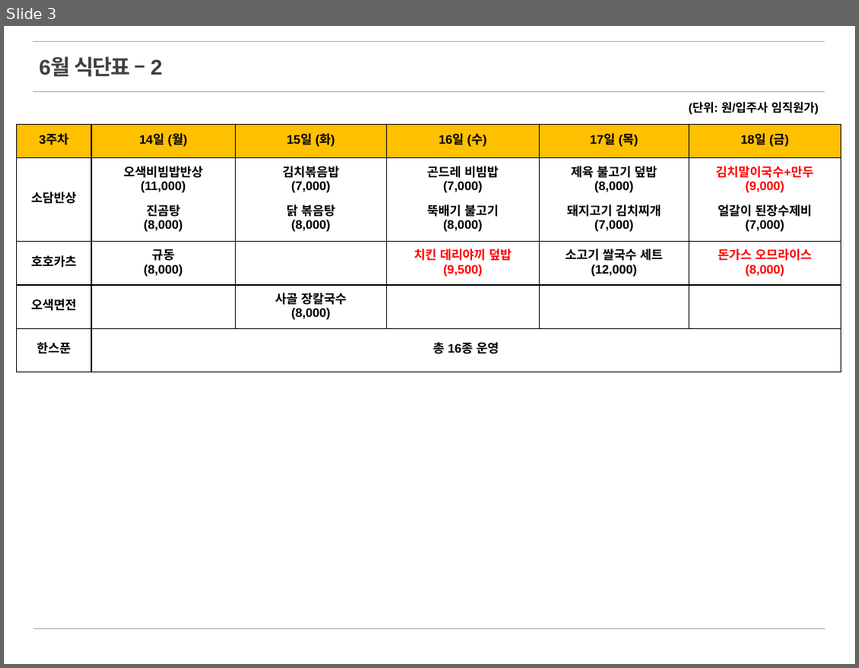
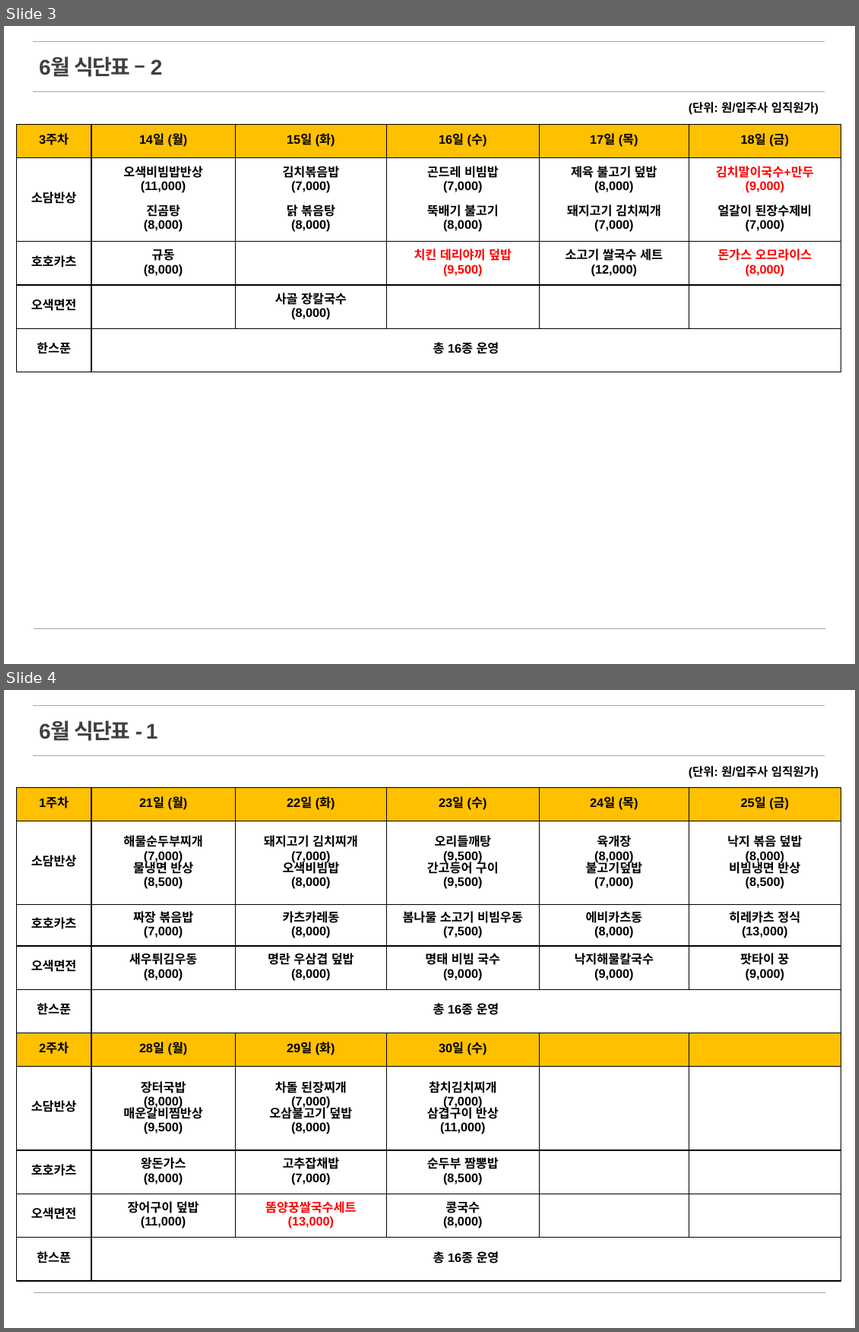
Before and after one commit to jidogoon/lwt_sky31_launch_menu, a slide deck: 202106.pptx. Shown one above the other, each under a label of ours: slide 3 before the commit, slides 3 and 4 after it. The pictures are 859x668 and 859x1332 pixels, drawn with LibreOffice and Linux fonts; fonts in the diff are those of the drawing. Boxes give left, top, right and bottom in pixels: in the first picture for what was removed or moved away, otherwise in the second. Text is boxed around its words. In the diff, an @@ line names an element or a change of style, - is before the commit and + after.

Commit message:
add june 2021 menu file (updated)

```diff
--- a/202106.pptx
+++ b/202106.pptx
@@ slide 4 added at box(4, 690, 855, 1328), background #FFFFFF; not listed: 3 template elements that a slide beside it also shows @@
@@ text added at box(39, 720, 158, 742), 18 pt, text #404040, bold @@
+6월 식단표 - 1
@@ text added at box(689, 766, 819, 779), 10 pt, text #000000, bold @@
+(단위: 원/입주사 임직원가)
@@ table added at box(17, 788, 841, 1281), 10 rows, 6 columns @@
+1주차 | 21일 (월) | 22일 (화) | 23일 (수) | 24일 (목) | 25일 (금)
+소담반상 | 해물순두부찌개 / (7,000) / 물냉면 반상 / (8,500) | 돼지고기 김치찌개 / (7,000) / 오색비빔밥 / (8,000) | 오리들깨탕 / (9,500) / 간고등어 구이 / (9,500) | 육개장 / (8,000) / 불고기덮밥 / (7,000) | 낙지 볶음 덮밥 / (8,000) / 비빔냉면 반상 / (8,500)
+호호카츠 | 짜장 볶음밥 / (7,000) | 카츠카레동 / (8,000) | 봄나물 소고기 비빔우동 / (7,500) | 에비카츠동 / (8,000) | 히레카츠 정식 / (13,000)
+오색면전 | 새우튀김우동 / (8,000) | 명란 우삼겹 덮밥 / (8,000) | 명태 비빔 국수 / (9,000) | 낙지해물칼국수 / (9,000) | 팟타이 꿍 / (9,000)
+한스푼 | 총 16종 운영 |  |  |  | 
+2주차 | 28일 (월) | 29일 (화) | 30일 (수) |  | 
+소담반상 | 장터국밥 / (8,000) / 매운갈비찜반상 / (9,500) | 차돌 된장찌개 / (7,000) / 오삼불고기 덮밥 / (8,000) | 참치김치찌개 / (7,000) / 삼겹구이 반상 / (11,000) |  | 
+호호카츠 | 왕돈가스 / (8,000) | 고추잡채밥 / (7,000) | 순두부 짬뽕밥 / (8,500) |  | 
+오색면전 | 장어구이 덮밥 / (11,000) | 똠양꿍쌀국수세트 / (13,000) | 콩국수 / (8,000) |  | 
+한스푼 | 총 16종 운영 |  |  |  | 
```
